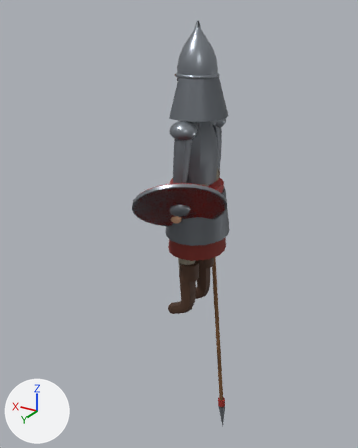
An edit to the glTF model models/era1/rus_nayzachi.glb, drawn before and after from the same camera.
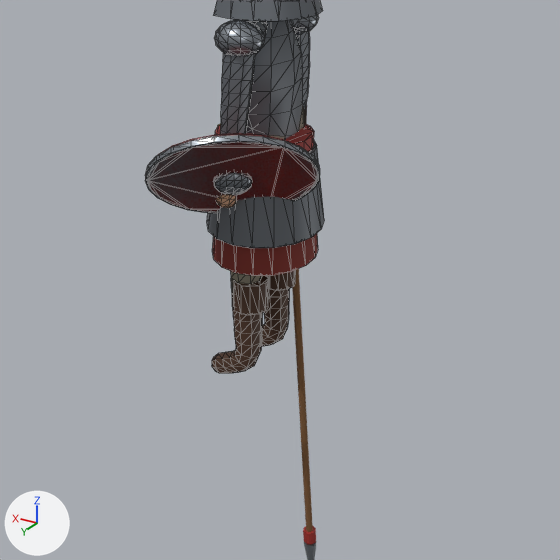
Each version appears first whole from a 50 mm camera at (-1.5, 2.749, 2.043) aimed at (0.112, 0.062, 0.7), and next in a close-up on the part from 15% to 100% of the width and 25% to 93% of the height. Lighting does not change. The marker at lower left points along +X, +Y and +Z. The older version's two pictures come first. The close-ups show mesh edges as thin lines. Where no turn or scale is listed for an object, it has been applied to the vertices. Vertices at exactly the same position are counted once.

Names of what the first close-up shows: 'Body', 'Shield', 'Spear'.
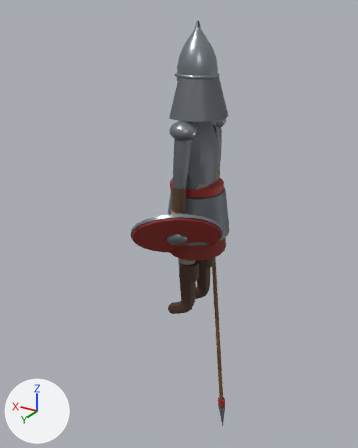
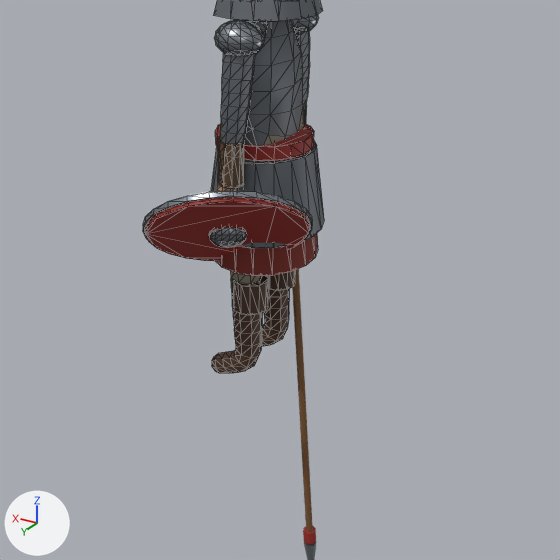
The change, as a diff of the scene's bpy script:
```diff
--- a/models/era1/rus_nayzachi.glb.py
+++ b/models/era1/rus_nayzachi.glb.py
@@ me_shield @@
 # used by ob_shield; location = (-0.046, 0.318, 0.945)
-me_shield.from_pydata(...)  # 182 vertices, 352 faces; spans x -0.272..0.268, y -0.234..0.24, z -0.219..0.212
+me_shield.from_pydata(...)  # 182 vertices, 352 faces; spans x -0.267..0.273, y -0.242..0.233, z -0.212..0.221
+# me_shield part 1: the loose piece of 48 vertices spanning x -0.272..0.268, y -0.234..0.24, z -0.219..0.212 is moved by (0.005, -0.008, 0.009)
 me_shield.materials.append(mat_teamcolor)
@@ ob_shield @@
 ob_shield = bpy.data.objects.new('Shield', me_shield)
-ob_shield.location = (-0.046, 0.318, 0.945)
+ob_shield.location = (-0.026, 0.318, 0.745)
```

Pixel boxes (x1, y1, x2, y2) of what changed, in the close-ups (560 x 560 px; the box of a moved part takes in the faces that stretch with it):
'Shield', reshaped, moved (12% shorter)
    before: (145, 133, 320, 213)
    after: (143, 191, 312, 261)
part 1 of me_shield, moved or reshaped
    before: (145, 135, 320, 213)
    after: (143, 191, 312, 240)
